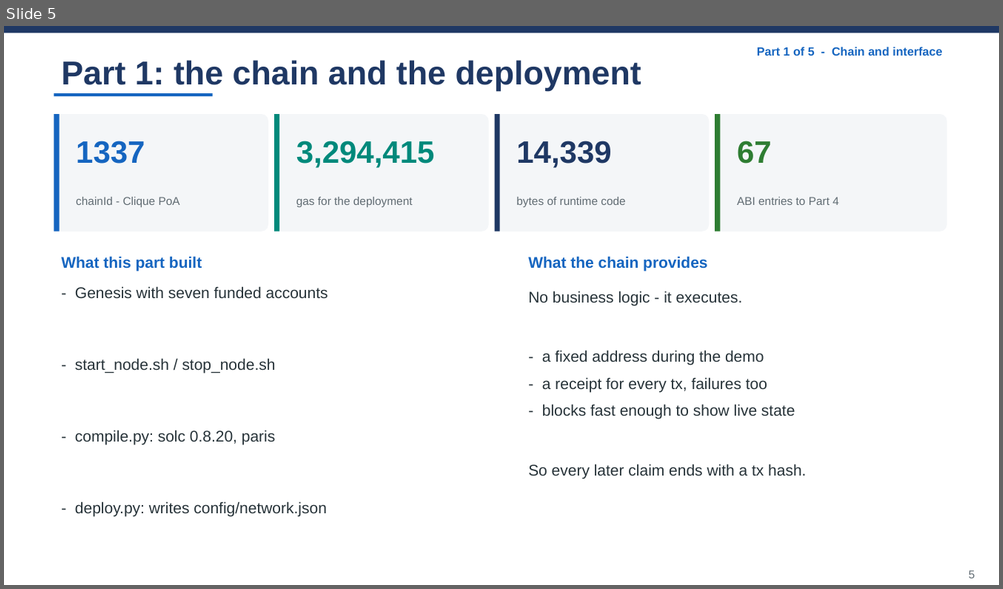
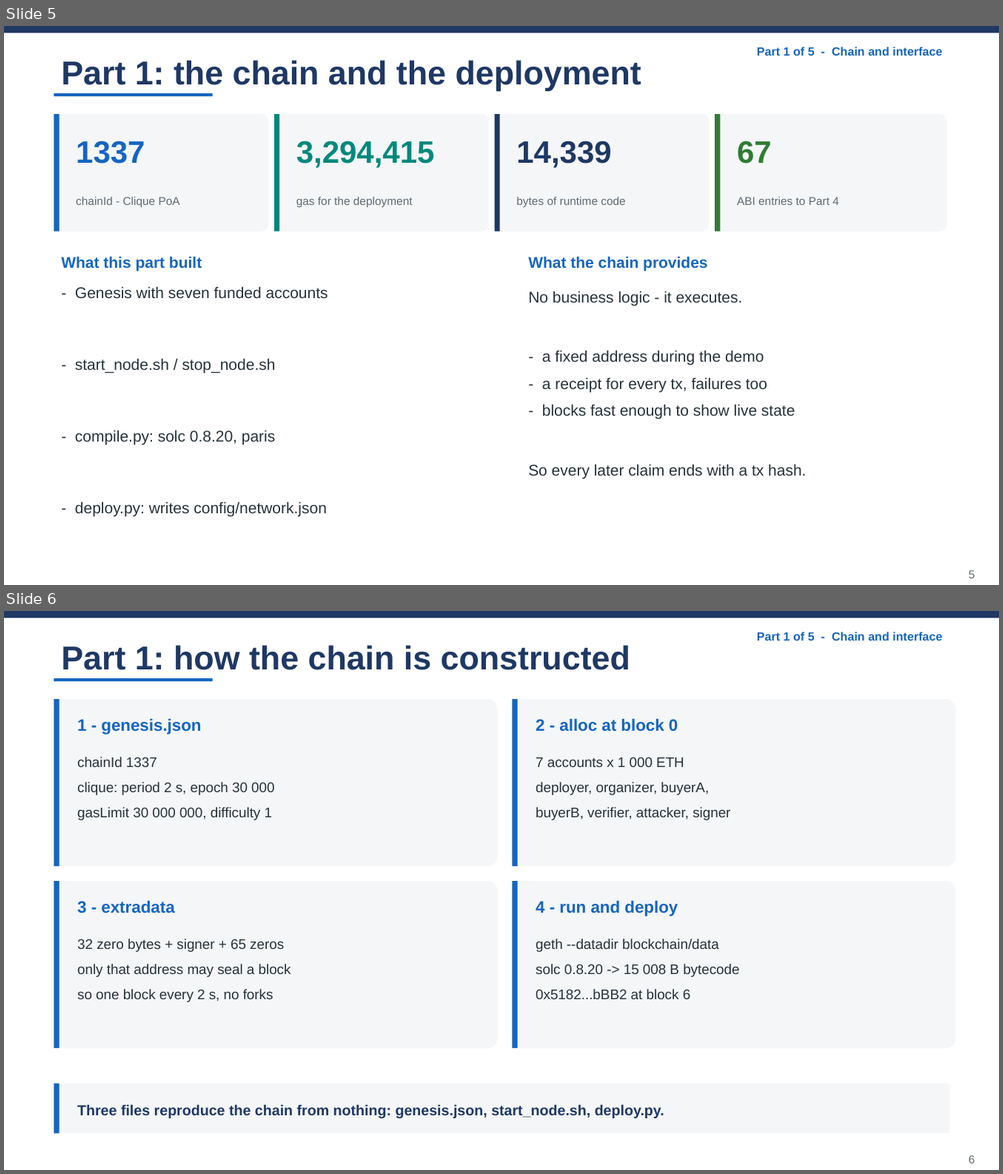
Before and after one commit to wangzai-dao/FTEC5520_AntiScalping, a slide deck: presentation/final_presentation.pptx. Shown one above the other, each under a label of ours: slide 5 before the commit, slides 5 and 6 after it. The pictures are 1003x589 and 1003x1174 pixels, drawn with LibreOffice and Linux fonts; fonts in the diff are those of the drawing. Boxes give left, top, right and bottom in pixels: in the first picture for what was removed or moved away, otherwise in the second. Text is boxed around its words. In the diff, an @@ line names an element or a change of style, - is before the commit and + after.

```diff
--- a/presentation/final_presentation.pptx
+++ b/presentation/final_presentation.pptx
@@ slide 6 added at (4,611,999,1170), background #FFFFFF @@
@@ rectangle added at (4,611,999,618), fill #1F3864 @@
@@ text added at (757,632,942,641), 11.5 pt, text #1565C0, bold @@
+Part 1 of 5 - Chain and interface
@@ text added at (61,645,630,670), 32 pt, text #1F3864, bold @@
+Part 1: how the chain is constructed
@@ rectangle added at (54,679,213,682), fill #1565C0 @@
@@ rounded rectangle added at (54,699,497,866), fill #F4F6F8 @@
@@ rectangle added at (54,699,60,866), fill #1565C0 @@
@@ rounded rectangle added at (512,699,956,866), fill #F4F6F8 @@
@@ rectangle added at (512,699,518,866), fill #1565C0 @@
@@ text added at (77,718,201,735), 16 pt, text #1565C0, bold @@
+1 - genesis.json
@@ text added at (535,718,677,732), 16 pt, text #1565C0, bold @@
+2 - alloc at block 0
@@ text added at (77,757,274,820), 13.5 pt, text #263238 @@
+chainId 1337
+clique: period 2 s, epoch 30 000
+gasLimit 30 000 000, difficulty 1
@@ text added at (535,758,730,820), 13.5 pt, text #263238 @@
+7 accounts x 1 000 ETH
+deployer, organizer, buyerA,
+buyerB, verifier, attacker, signer
@@ rounded rectangle added at (54,881,497,1048), fill #F4F6F8 @@
@@ rectangle added at (54,881,60,1048), fill #1565C0 @@
@@ rounded rectangle added at (512,881,956,1048), fill #F4F6F8 @@
@@ rectangle added at (512,881,518,1048), fill #1565C0 @@
@@ text added at (77,900,174,914), 16 pt, text #1565C0, bold @@
+3 - extradata
@@ text added at (535,900,677,917), 16 pt, text #1565C0, bold @@
+4 - run and deploy
@@ text added at (77,939,291,1002), 13.5 pt, text #263238 @@
+32 zero bytes + signer + 65 zeros
+only that address may seal a block
+so one block every 2 s, no forks
@@ text added at (535,939,739,999), 13.5 pt, text #263238 @@
+geth --datadir blockchain/data
+solc 0.8.20 -> 15 008 B bytecode
+0x5182...bBB2 at block 6
@@ rounded rectangle added at (54,1084,950,1134), fill #F4F6F8 @@
@@ rectangle added at (54,1084,60,1134), fill #1565C0 @@
@@ text added at (77,1105,664,1119), 14 pt, text #1F3864, bold @@
+Three files reproduce the chain from nothing: genesis.json, start_node.sh, deploy.py.
@@ text added at (968,1156,975,1164), 11 pt, text #606B72 @@
+6
```
Also in this commit, not shown: 13 slides changed, 1 other slide added, 2 other files.
